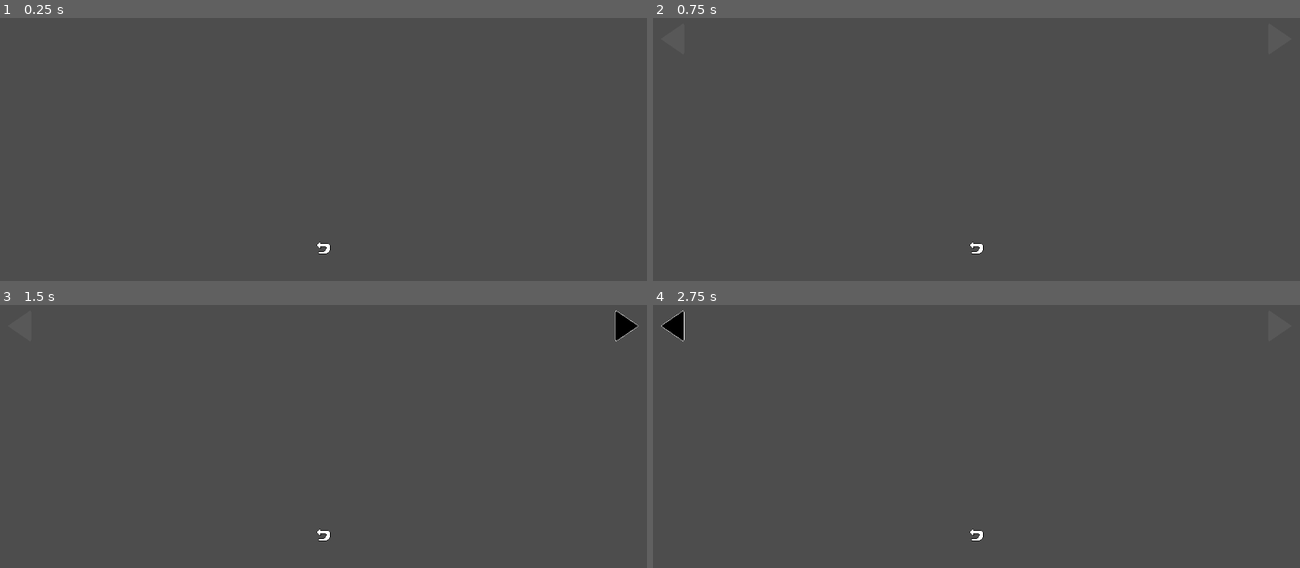
Above: before the commit, frames 1-4 (two rows, left to right).
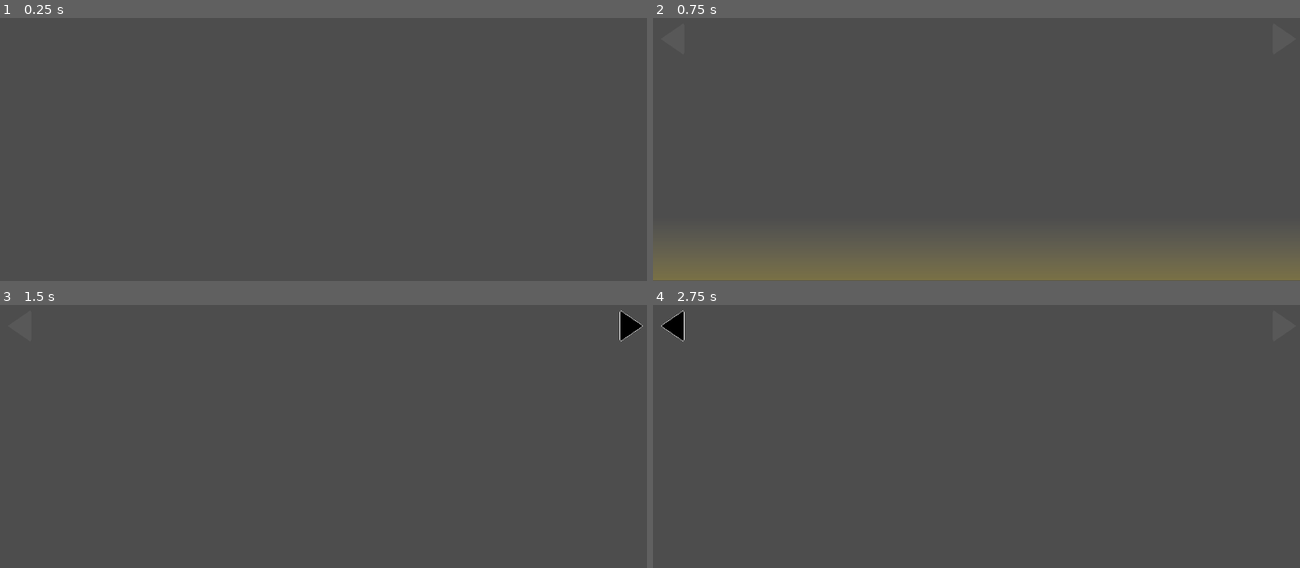
Above: after the commit, the same moments.

Repository: thecaptaincarrot/GMTK2026
Game: Godot game, scene res://scenes/huds/hud_zoom_in.tscn
The game is run twice, just before and just after one commit, with the same random seed, the same clock (stepped at 60 frames per second) and the same inputs. This scene is started directly instead of the project's main scene. The engine's default icon, where the game draws it, is replaced by a stand-in: a white triangle on a blue panel in a dark square.
Inputs (mouse positions are in pixels of both pictures, inside the frame that each line leads up to; where the layout moved, square brackets give the same spot in the first picture):
- Up to frame 1 (0.25 s): no input
- Up to frame 2 (0.75 s): click (976, 249) at 0.5 s
- Up to frame 3 (1.5 s): click (627, 326) [621, 326] at 1.25 s
- Up to frame 4 (2.75 s): click (678, 326) at 2 s

The runs differ from the first frame. In frame 1, less than 0.1% of the frame differs, in the area x 48-52%, y 84-90%; in frame 2, 10%, in the area x 0-100%, y 84-100%; in frame 3, 0.3%; in frame 4, less than 0.1%.
Error in both runs: Invalid call. Nonexistent function 'handle_interaction' in base 'Nil'. (res://scenes/huds/hud_zoom_in.gd:8)

Commit message:
HUD Updates

Diff:
--- a/scenes/huds/hud_controller.gd
+++ b/scenes/huds/hud_controller.gd
@@ -14,6 +14,7 @@
 var current_hud_state: HudState = HudState.HUDLESS
 var current_hud_scene: HudBase = null
 
+var previous_hud_state : HudState = HudState.HUDLESS
 
 func _init(_huds_state: Dictionary[HudState, PackedScene] = DEFAULT_HUDS) -> void:
 	self.huds_state = _huds_state
@@ -26,5 +27,10 @@
 		current_hud_scene = null
 	var instance := huds_state[state].instantiate() as HudBase
 	add_child(instance)
+	previous_hud_state = current_hud_state
 	current_hud_scene = instance
 	current_hud_state = state
+
+
+func revert_hud_state():
+	set_hud(previous_hud_state)
--- a/scenes/huds/hud_explore.tscn
+++ b/scenes/huds/hud_explore.tscn
@@ -25,7 +25,7 @@
 anchor_right = 1.0
 anchor_bottom = 1.0
 offset_left = -77.0
-offset_right = -17.0
+offset_right = 1.0
 grow_horizontal = 0
 grow_vertical = 2
 texture_normal = ExtResource("2_ccxr0")
--- a/scenes/huds/hud_note.gd
+++ b/scenes/huds/hud_note.gd
@@ -22,10 +22,8 @@
 
 
 func _on_note_exit_pressed() -> void:
-	# Todo sometimes the previous hud might be a zoomed in HUD instead of an explore HUD?
-	# Need to account for that
 	Input.set_custom_mouse_cursor(Globals.cursor_default_arrow)
-	Globals.hud_controller.set_hud(HudController.HudState.EXPLORE)
+	Globals.hud_controller.revert_hud_state()
 
 func _on_note_previous_pressed() -> void:
 	_current_page = max(0, _current_page - 1)
--- a/scenes/huds/hud_zoom_in.gd
+++ b/scenes/huds/hud_zoom_in.gd
@@ -6,3 +6,11 @@
 	Globals.hud_controller.set_hud(HudController.HudState.EXPLORE)
 	var last_pos = Globals.get_last_position()
 	last_pos.handle_interaction()
+
+
+func _on_zoom_back_mouse_entered():
+	Input.set_custom_mouse_cursor(Globals.cursor_down_arrow)
+
+
+func _on_zoom_back_mouse_exited():
+	Input.set_custom_mouse_cursor(Globals.cursor_default_arrow)
--- a/scenes/huds/hud_zoom_in.tscn
+++ b/scenes/huds/hud_zoom_in.tscn
@@ -1,7 +1,15 @@
 [gd_scene format=3 uid="uid://dfkfp2fhdbejr"]
 
 [ext_resource type="Script" uid="uid://bkcwxfhrbv1nr" path="res://scenes/huds/hud_zoom_in.gd" id="1_2u7j4"]
-[ext_resource type="Texture2D" uid="uid://dbdr3g7p5hii5" path="res://assets/cursor_back.png" id="2_mjd3n"]
+
+[sub_resource type="Gradient" id="Gradient_2u7j4"]
+offsets = PackedFloat32Array(0.0019120459, 1)
+colors = PackedColorArray(1, 0.865, 0.19, 0.2509804, 1, 0.9216667, 0.53, 0)
+
+[sub_resource type="GradientTexture2D" id="GradientTexture2D_mjd3n"]
+gradient = SubResource("Gradient_2u7j4")
+fill_from = Vector2(1, 1)
+fill_to = Vector2(1, 0.008547009)
 
 [node name="HudZoomIn" type="CanvasLayer" unique_id=774226997]
 script = ExtResource("1_2u7j4")
@@ -17,15 +25,17 @@
 
 [node name="ZoomBack" type="TextureButton" parent="ZoomControl" unique_id=2033356122]
 layout_mode = 1
-anchors_preset = 11
-anchor_left = 1.0
+anchors_preset = 12
+anchor_top = 1.0
 anchor_right = 1.0
 anchor_bottom = 1.0
-offset_left = -1280.0
-offset_top = 832.0
-grow_horizontal = 0
-grow_vertical = 2
-texture_normal = ExtResource("2_mjd3n")
-stretch_mode = 3
+offset_top = -129.0
+offset_bottom = -1.0
+grow_horizontal = 2
+grow_vertical = 0
+texture_hover = SubResource("GradientTexture2D_mjd3n")
+stretch_mode = 0
 
+[connection signal="mouse_entered" from="ZoomControl/ZoomBack" to="." method="_on_zoom_back_mouse_entered"]
+[connection signal="mouse_exited" from="ZoomControl/ZoomBack" to="." method="_on_zoom_back_mouse_exited"]
 [connection signal="pressed" from="ZoomControl/ZoomBack" to="." method="_on_zoom_back_pressed"]
